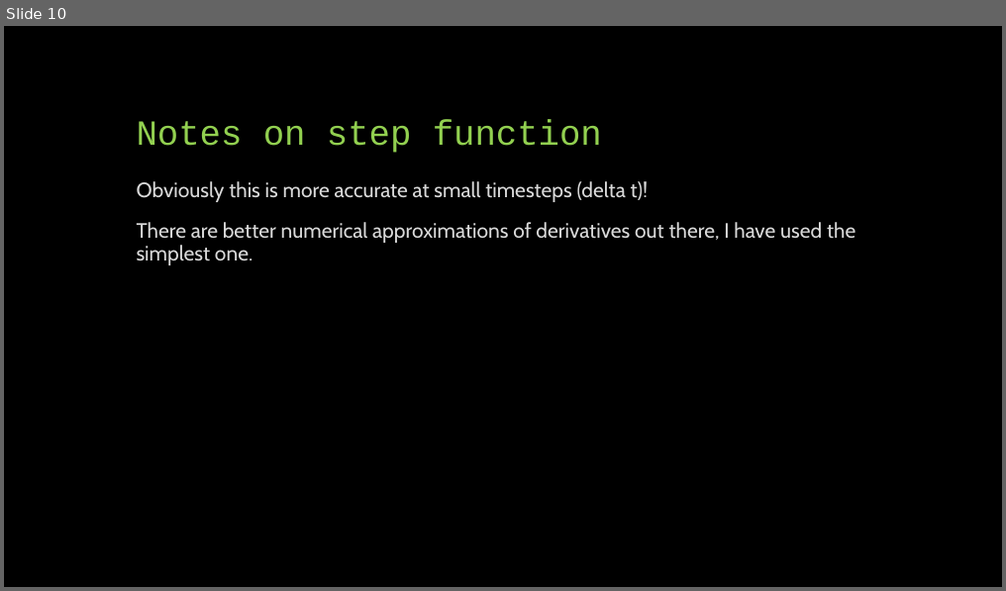
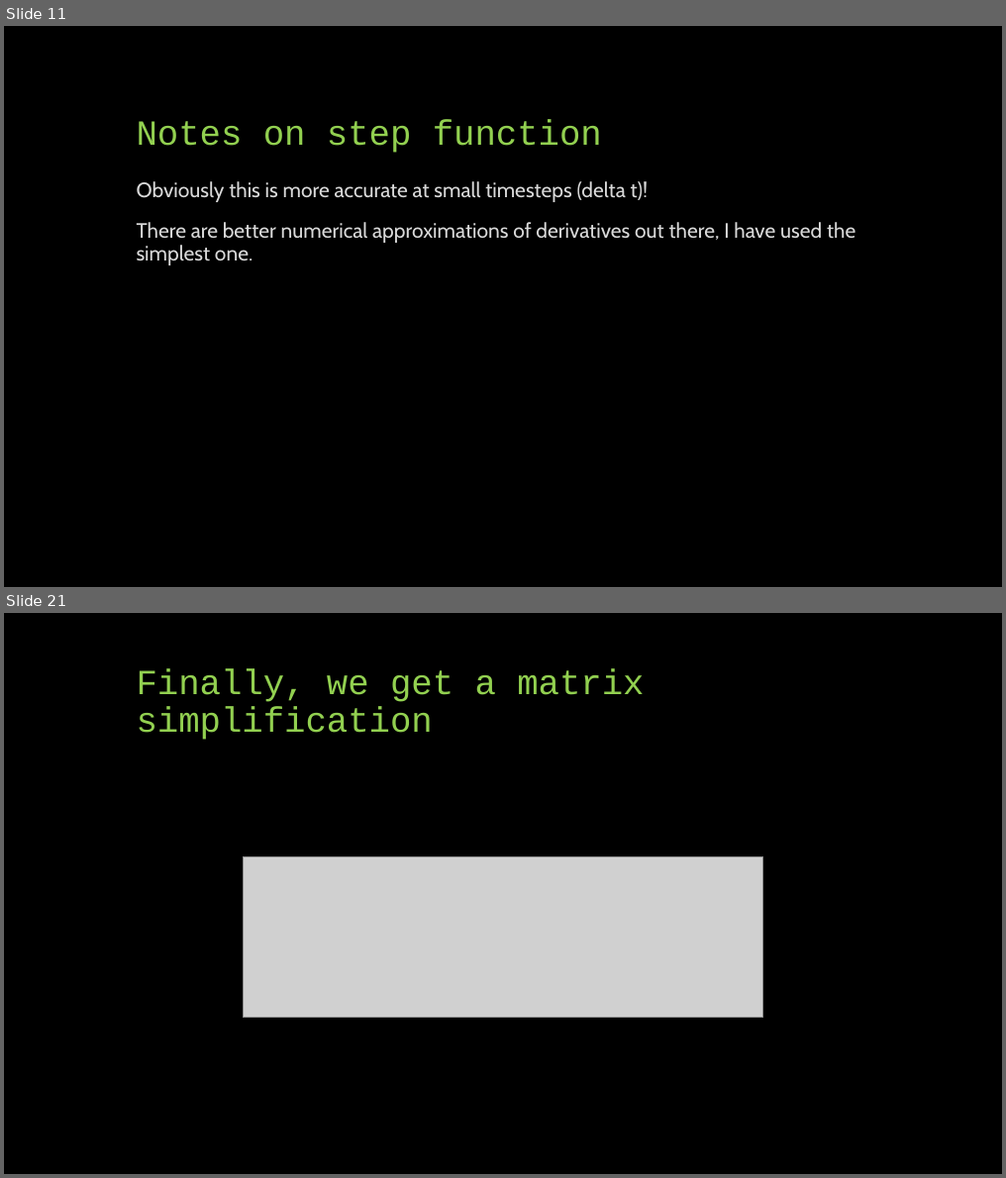
Before and after one commit to phys3112/Tutorials-2020, a slide deck: Tutorial 5 Iterative Methods/Tutorial 5 Presentation.pptx. Shown one above the other, each under a label of ours: slide 10 before the commit, slides 11 and 21 after it; the slides between them are not shown. The pictures are 1006x591 and 1006x1178 pixels, drawn with LibreOffice and Linux fonts; fonts in the diff are those of the drawing; grey boxes stand for pictures. Boxes give left, top, right and bottom in pixels: in the first picture for what was removed or moved away, otherwise in the second. Text is boxed around its words. In the diff, an @@ line names an element or a change of style, - is before the commit and + after.

```diff
--- a/Tutorial 5 Iterative Methods/Tutorial 5 Presentation.pptx
+++ b/Tutorial 5 Iterative Methods/Tutorial 5 Presentation.pptx
@@ slide 21 added at (4,613,1002,1174), background #000000 @@
@@ title added at (137,669,644,740), 34 pt, text #92D050 @@
+Finally, we get a matrix simplification
@@ picture added at (243,858,763,1018) @@
@@ what was slide 10 is now slide 11 @@
```
Also in this commit, not shown: 2 slides changed, 11 other slides added, 2 slides removed, 1 other file.
